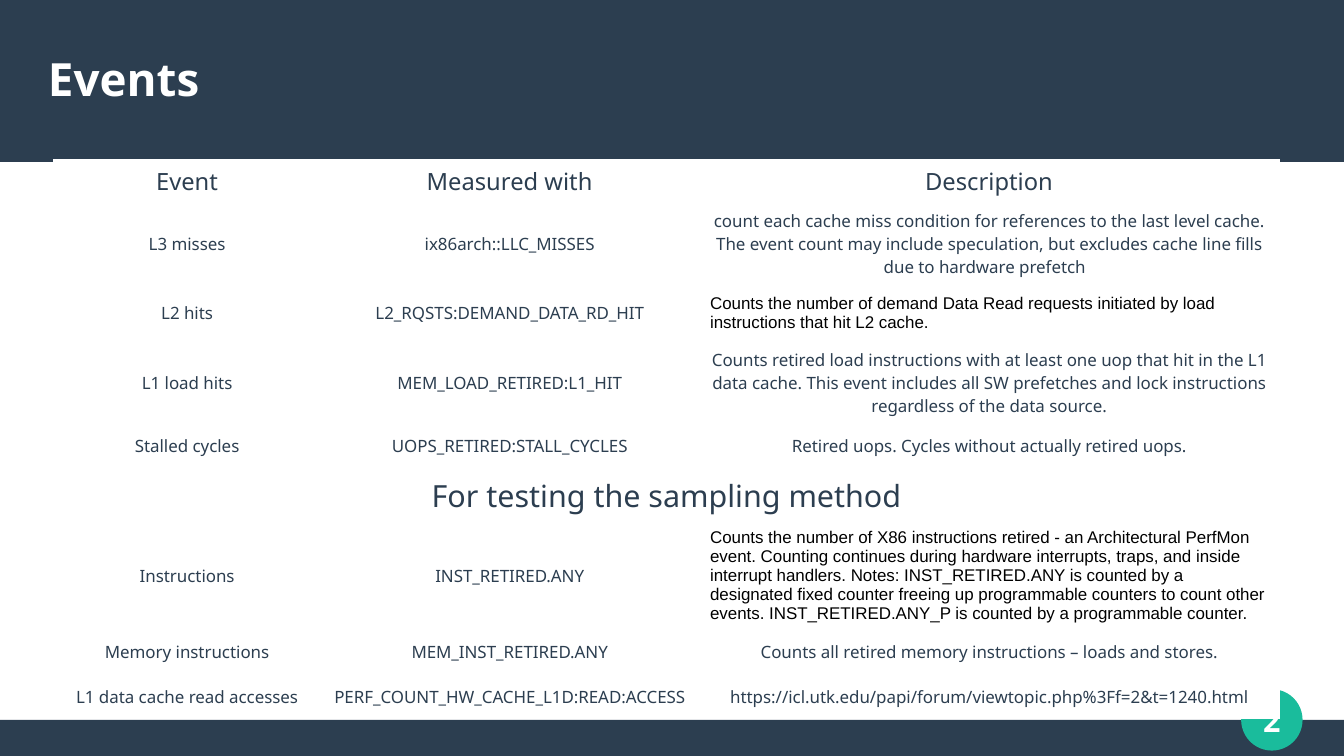
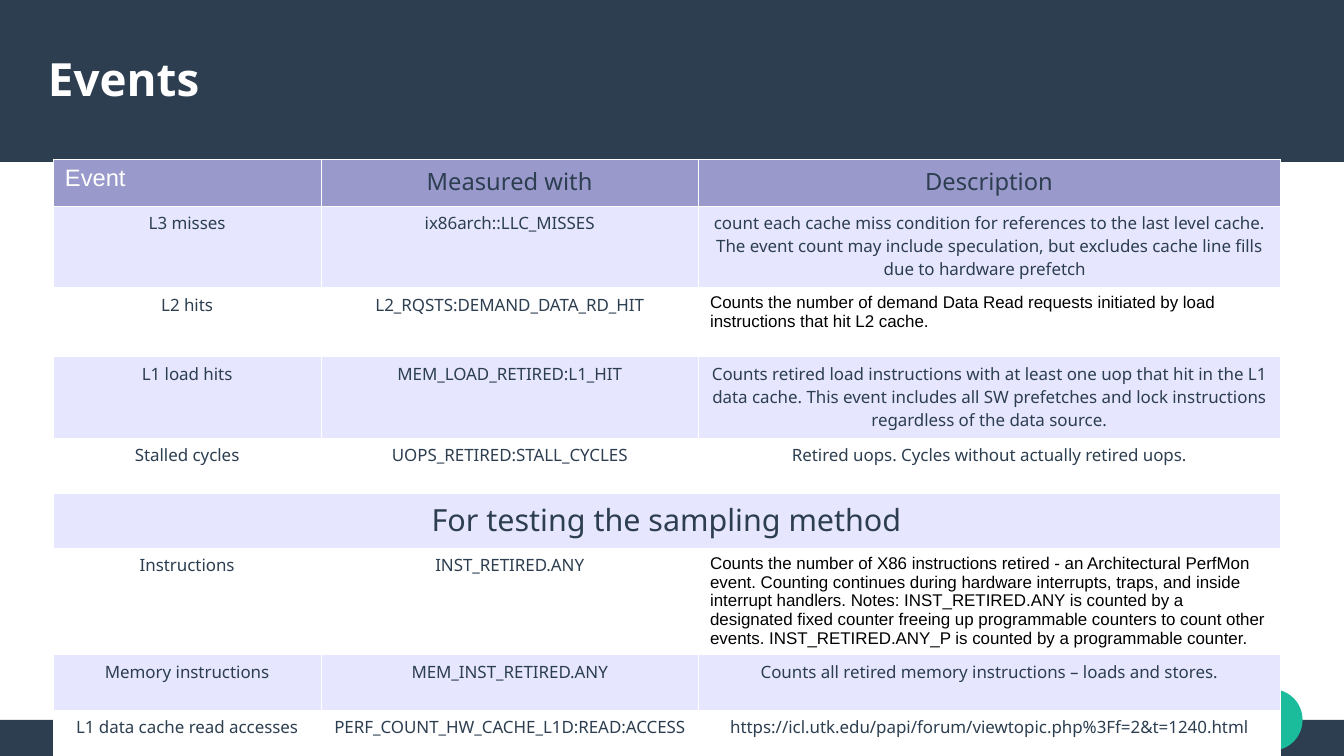
Before and after one commit to bogdanaKolic/THESIS, a slide deck: slide 2 of week8-sampling.odp. Drawn at 1344x756 pixels with LibreOffice and Linux fonts; fonts in the diff are those of the drawing. Boxes give left, top, right and bottom in pixels: in the first picture for what was removed or moved away, otherwise in the second. Text is boxed around its words. In the diff, an @@ line names an element or a change of style, - is before the commit and + after.

```diff
--- a/week8-sampling.odp
+++ b/week8-sampling.odp
@@ table at <box>52,159,1279,742</box> @@
@@ fill #FFFFFF to #9999CC in row 1 @@
@@ fill #FFFFFF to #E6E6FF in 10 cells @@
@@ font Noto Sans to Arial, text colour #2C3E50 to #FFFFFF in "Event" @@
@@ alignment centre to left @@
@@ borders changed @@
@@ page number removed at <box>1263,719,1280,740</box> @@
-2
```
Also in this commit, not shown: 1 slide added.
